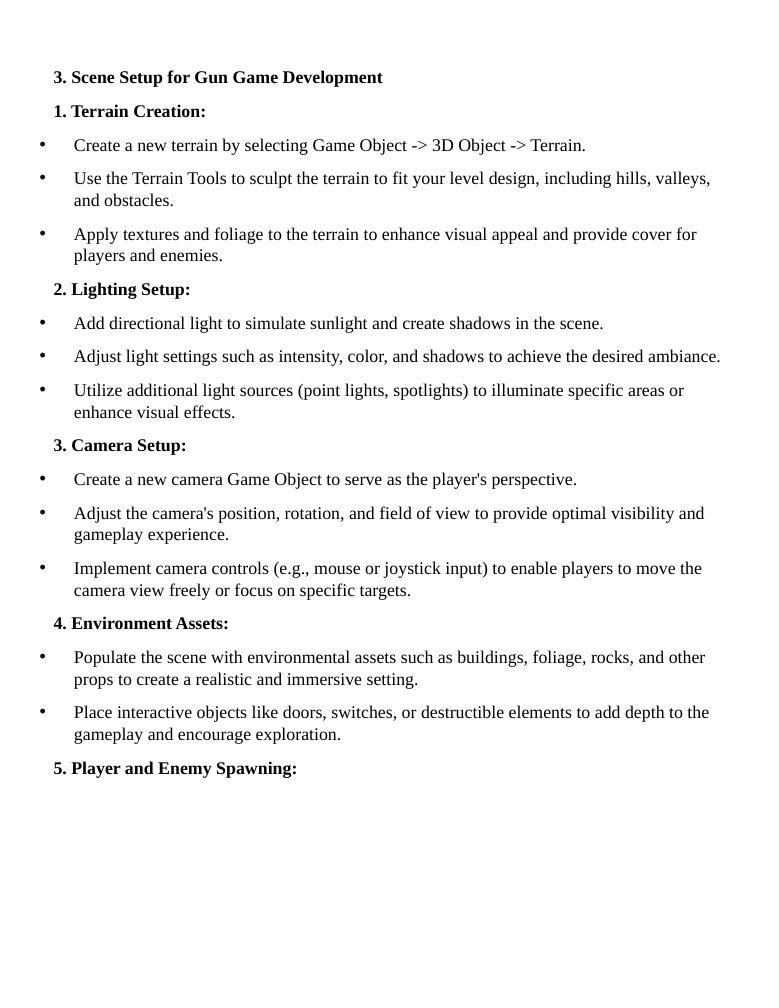
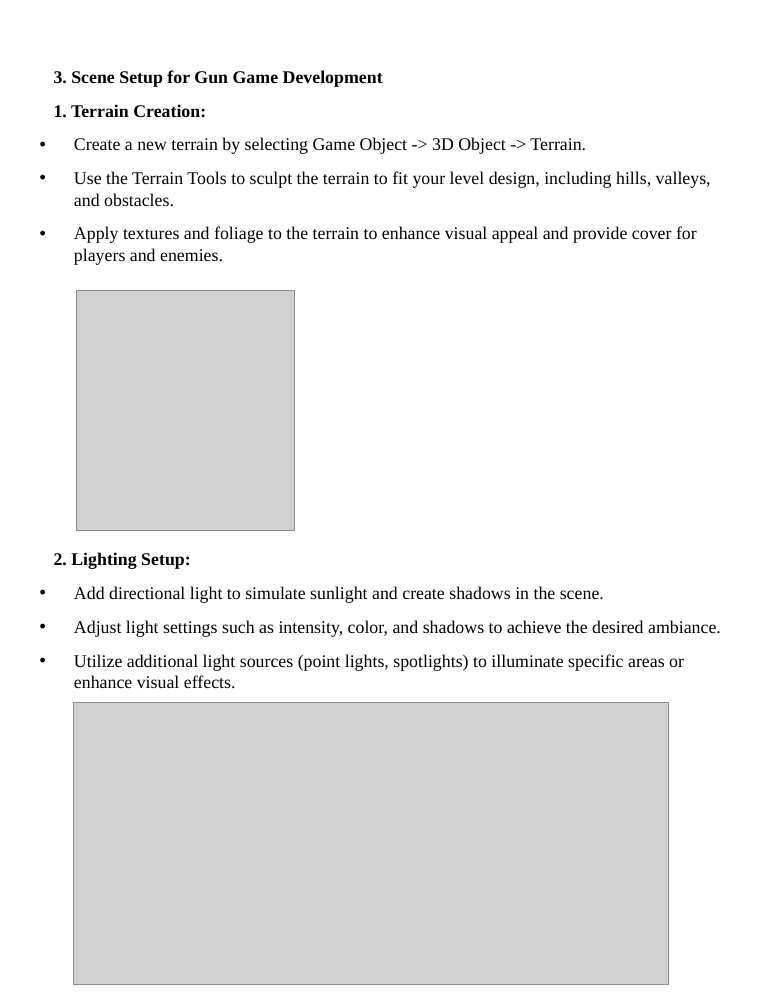
Before and after one commit to Archit-sharma01/untitled, a slide deck: slide 9 of Archit PPT.pptx. Drawn at 779x1008 pixels with LibreOffice and Linux fonts; fonts in the diff are those of the drawing; grey boxes stand for pictures; background and template pictures are left out. Boxes give left, top, right and bottom in pixels: in the first picture for what was removed or moved away, otherwise in the second. Text is boxed around its words. In the diff, an @@ line names an element or a change of style, - is before the commit and + after.

```diff
--- a/Archit PPT.pptx
+++ b/Archit PPT.pptx
@@ picture added at box(76, 291, 295, 531) @@
@@ text at box(54, 439, 709, 778): paragraphs removed @@
-3. Camera Setup:
-• Create a new camera Game Object to serve as the player's perspective.
-• Adjust the camera's position, rotation, and field of view to provide optimal visibility and gameplay experience.
-• Implement camera controls (e.g., mouse or joystick input) to enable players to move the camera view freely or focus on specific targets.
-4. Environment Assets:
-• Populate the scene with environmental assets such as buildings, foliage, rocks, and other props to create a realistic and immersive setting.
-• Place interactive objects like doors, switches, or destructible elements to add depth to the gameplay and encourage exploration.
-5. Player and Enemy Spawning:
@@ picture added at box(73, 703, 669, 985) @@
```
Also in this commit, not shown: 14 slides added, 32 slides removed.
